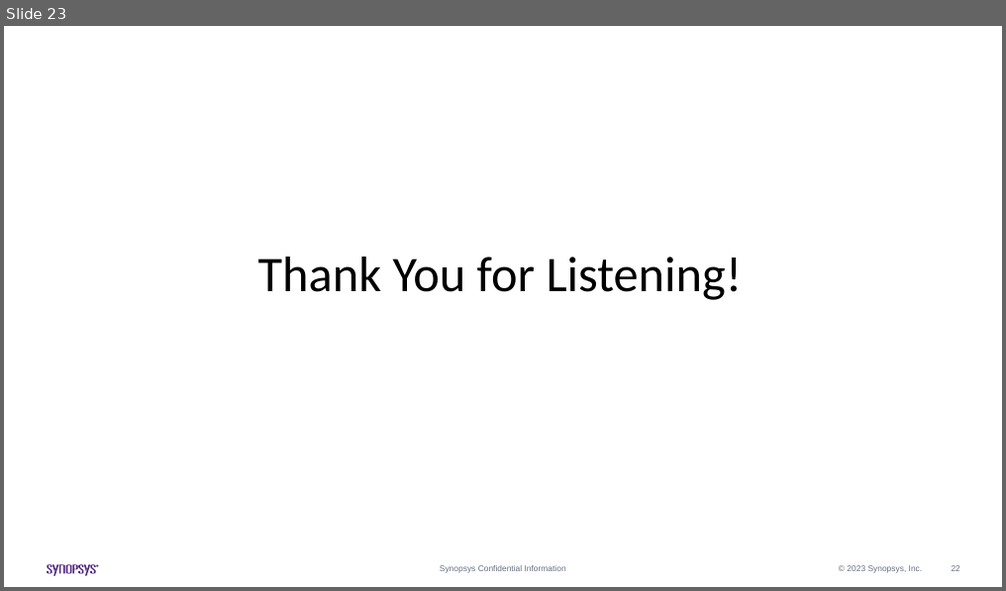
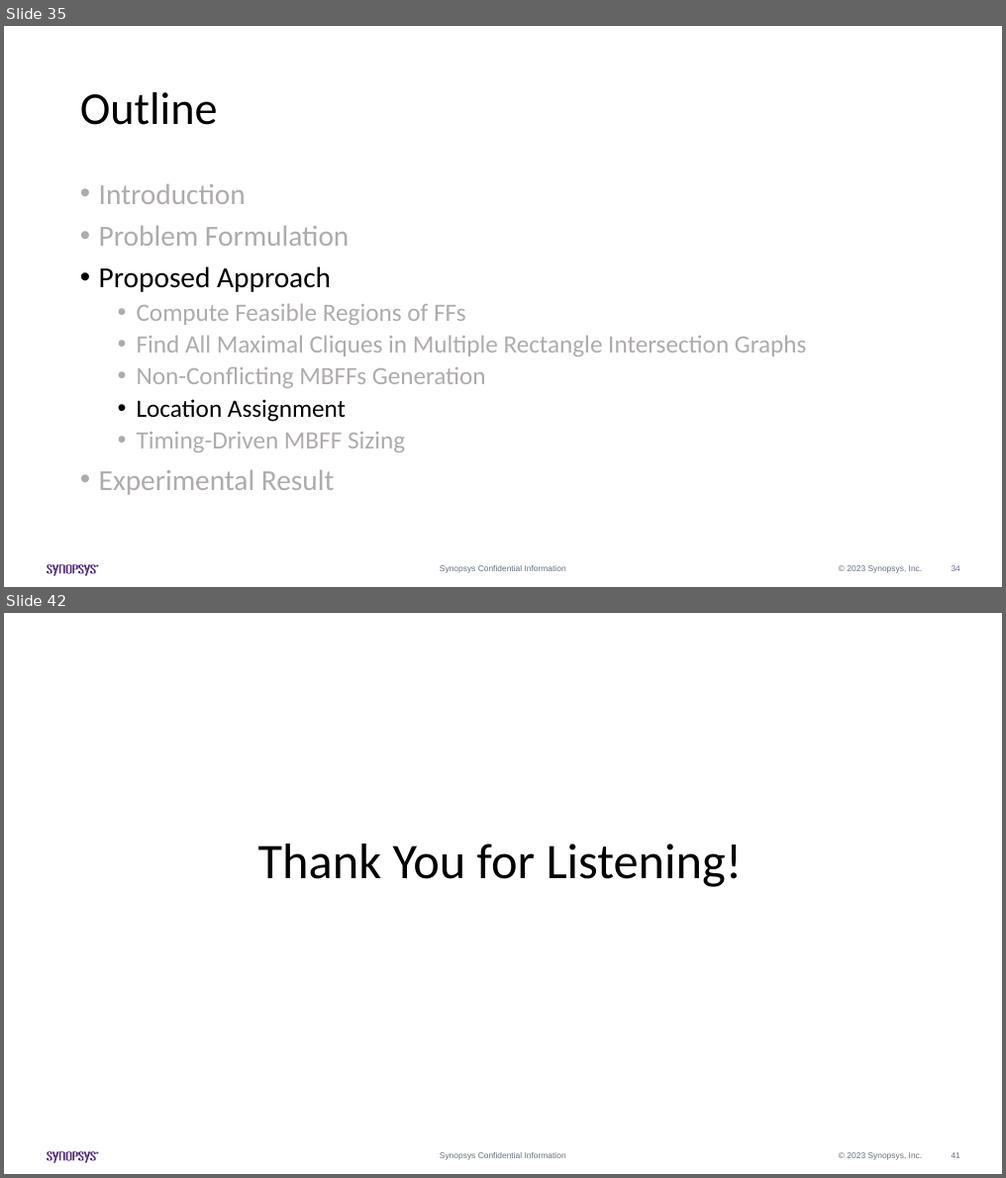
Before and after one commit to Pacific-Feng-Studuies/Studied-Papers, a slide deck: Synopsys Intern/Generation of Mixed-Driving Multi-Bit Flip-Flops for Power/Generation of Mixed-Driving Multi-Bit Flip-Flops for Power.pptx. Shown one above the other, each under a label of ours: slide 23 before the commit, slides 35 and 42 after it; the slides between them are not shown. The pictures are 1006x591 and 1006x1178 pixels, drawn with LibreOffice and Linux fonts; fonts in the diff are those of the drawing. Boxes give left, top, right and bottom in pixels: in the first picture for what was removed or moved away, otherwise in the second. Text is boxed around its words. In the diff, an @@ line names an element or a change of style, - is before the commit and + after.

```diff
--- a/Synopsys Intern/Generation of Mixed-Driving Multi-Bit Flip-Flops for Power/Generation of Mixed-Driving Multi-Bit Flip-Flops for Power.pptx
+++ b/Synopsys Intern/Generation of Mixed-Driving Multi-Bit Flip-Flops for Power/Generation of Mixed-Driving Multi-Bit Flip-Flops for Power.pptx
@@ slide 35 added at box(4, 26, 1002, 587), background #FFFFFF; not listed: 14 template elements that a slide beside it also shows @@
@@ title added at box(80, 92, 218, 125), 44 pt, text #000000 @@
+Outline
@@ text added at box(99, 184, 807, 495), 24 pt, text #AFABAB @@
+• Introduction
+• Problem Formulation
+• Proposed Approach
+  • Compute Feasible Regions of FFs
+  • Find All Maximal Cliques in Multiple Rectangle Intersection Graphs
+  • Non-Conflicting MBFFs Generation
+  • Location Assignment
+  • Timing-Driven MBFF Sizing
+• Experimental Result
@@ what was slide 23 is now slide 42 @@
@@ page number at box(951, 1153, 960, 1158): text changed @@
-22
+41
```
Also in this commit, not shown: 1 slide changed, 18 other slides added.
